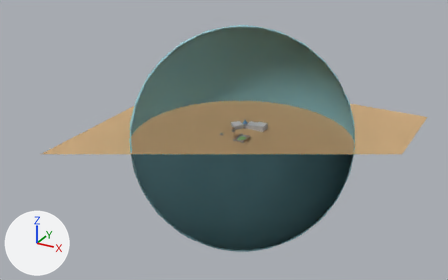
Two versions of the glTF model pelotita2.glb, one commit apart.
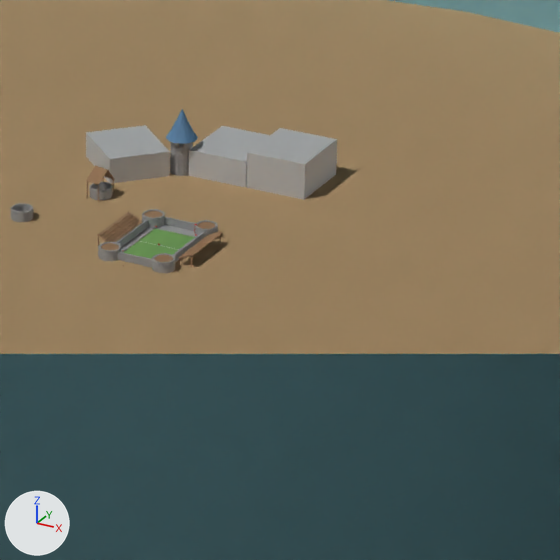
There are two pictures of each version: one whole from a 50 mm camera at (117.0, -229.4, 112.0) aimed at (-6.9, -4.1, -0.6), one close up on the part from 49% to 67% of the width and 37% to 66% of the height. The axes (+X, +Y, +Z) are drawn at lower left. The lights are the same throughout. Everything nearer to the camera than a plane just in front of the edit is cut away. Where no turn or scale is listed for an object, it has been applied to the vertices.
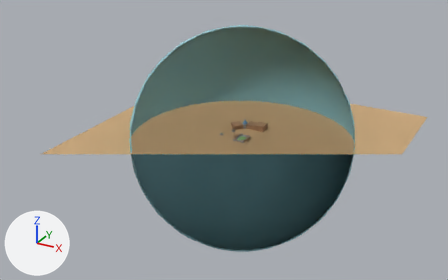
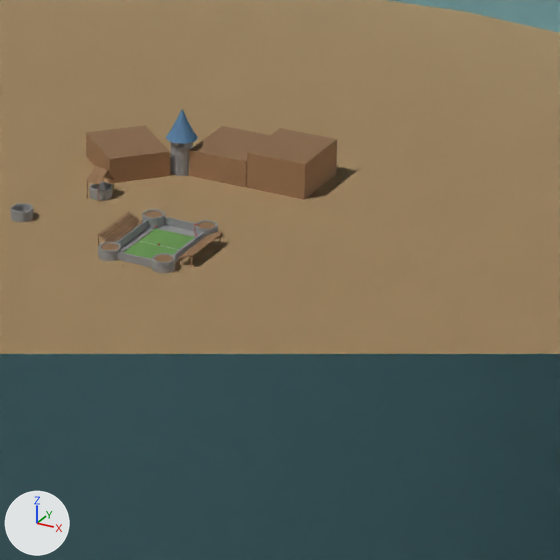
What differs and where, as boxes (x1, y1, x2, y2) in the close-ups (560 x 560 px):
'Cube.011', recoloured (grey to brown): (247, 128, 337, 200) in both
'Cube.012', recoloured (grey to brown): (86, 125, 170, 184) in both
'Cube.010', recoloured (grey to brown): (189, 126, 270, 187) in both
'Plane.086', moved: before (107, 170, 115, 180); after (107, 171, 115, 180)
'Plane.082', moved: (106, 172, 113, 180) in both

The edits, one by one:
me_cube_004 has 8 vertices, 12 faces and spans x -1.0..1.0, y -1.0..4.07, z -1.0..1.0.
me_cube_004 no longer uses material mat_blanco (light grey #d3d3d3).
me_cube_004 now uses material mat_madera (brown #b38a65).
Object 'Cube1.768' (ob_cube1_768) moves from (-7.86, 5.94, 0.32) to (-7.86, 5.94, 0.31).
Object 'Cube1.779' (ob_cube1_779) moves from (-7.94, 5.42, 0.41) to (-7.94, 5.42, 0.4).
Object 'Cube1.804' (ob_cube1_804) moves from (-7.93, 5.79, 0.6) to (-7.93, 5.79, 0.59).
Object 'Cube1.806' (ob_cube1_806) moves from (-7.46, 6.28, 0.6) to (-7.46, 6.28, 0.59).
Object 'Cube1.807' (ob_cube1_807) moves from (-7.11, 6.26, 0.6) to (-7.11, 6.26, 0.59).
Object 'Plane.078' (ob_plane_078) moves from (-7.37, 6.23, 1.39) to (-7.37, 6.23, 1.37).
Object 'Plane.082' (ob_plane_082) moves from (-7.0, 6.16, 1.35) to (-7.0, 6.16, 1.34).
Object 'Plane.084' (ob_plane_084) moves from (-7.72, 6.29, 1.41) to (-7.72, 6.29, 1.39).
Object 'Plane.086' (ob_plane_086) moves from (-6.83, 6.12, 1.36) to (-6.83, 6.12, 1.35).
